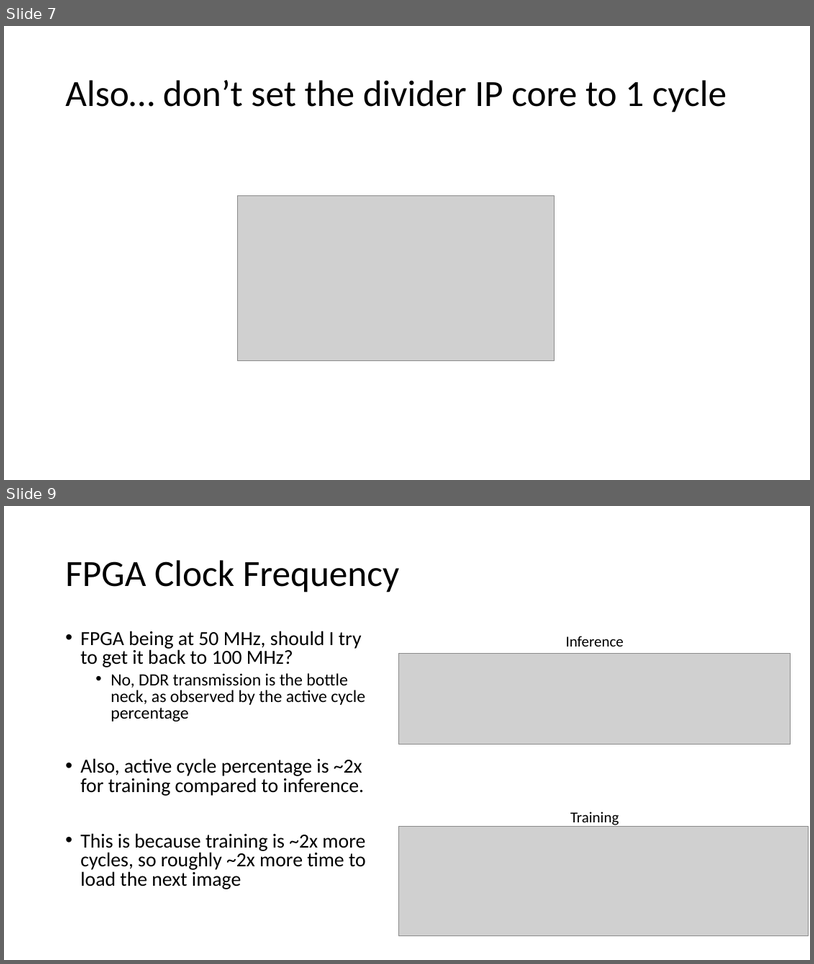
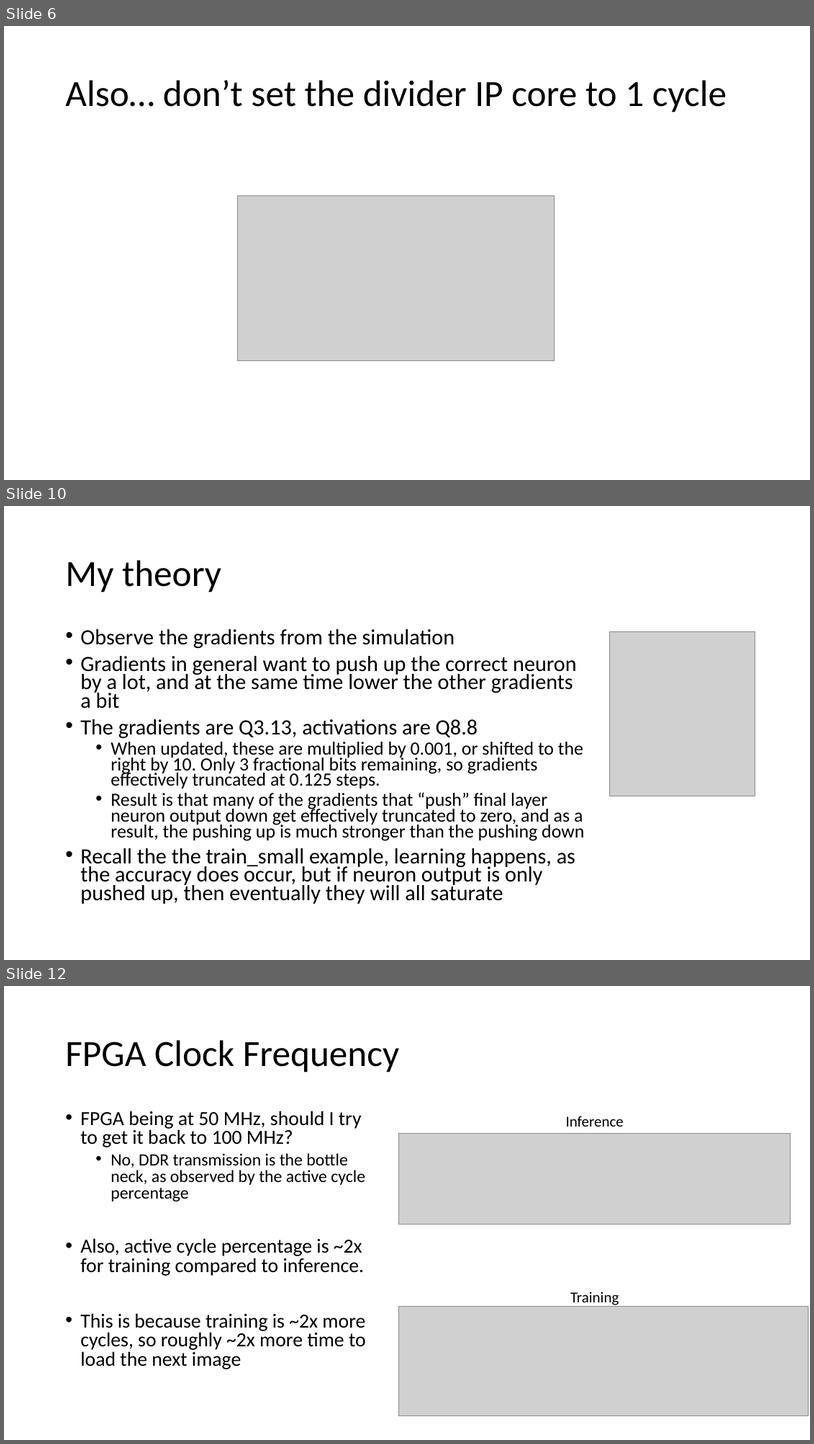
Before and after one commit to erikgroving/NeuralNetworkHardwareAccelerator, a slide deck: WeeklyPresentations/update12_06_13.pptx. Shown one above the other, each under a label of ours: slides 7 and 9 before the commit, slides 6, 10 and 12 after it; the slides between them are not shown. The pictures are 814x964 and 814x1444 pixels, drawn with LibreOffice and Linux fonts; fonts in the diff are those of the drawing; grey boxes stand for pictures. Boxes give left, top, right and bottom in pixels: in the first picture for what was removed or moved away, otherwise in the second. Text is boxed around its words. In the diff, an @@ line names an element or a change of style, - is before the commit and + after.

```diff
--- a/WeeklyPresentations/update12_06_13.pptx
+++ b/WeeklyPresentations/update12_06_13.pptx
@@ slide 10 added at (x1=4, y1=506, x2=810, y2=960), background #FFFFFF @@
@@ title added at (x1=65, y1=560, x2=221, y2=592), 44 pt, text #000000 @@
+My theory
@@ text added at (x1=80, y1=629, x2=584, y2=903), 25.9 pt, text #000000 @@
+• Observe the gradients from the simulation
+• Gradients in general want to push up the correct neuron by a lot, and at the same time lower the other gradients a bit
+• The gradients are Q3.13, activations are Q8.8
+  • When updated, these are multiplied by 0.001, or shifted to the right by 10. Only 3 fractional bits remaining, so gradients effectively truncated at 0.125 steps.
+  • Result is that many of the gradients that “push” final layer neuron output down get effectively truncated to zero, and as a result, the pushing up is much stronger than the pushing down
+• Recall the the train_small example, learning happens, as the accuracy does occur, but if neuron output is only pushed up, then eventually they will all saturate
@@ picture added at (x1=610, y1=631, x2=756, y2=795) @@
@@ what was slide 7 is now slide 6 @@
@@ what was slide 9 is now slide 12 @@
```
Also in this commit, not shown: 4 slides changed, 2 other slides added, 1 other file.
